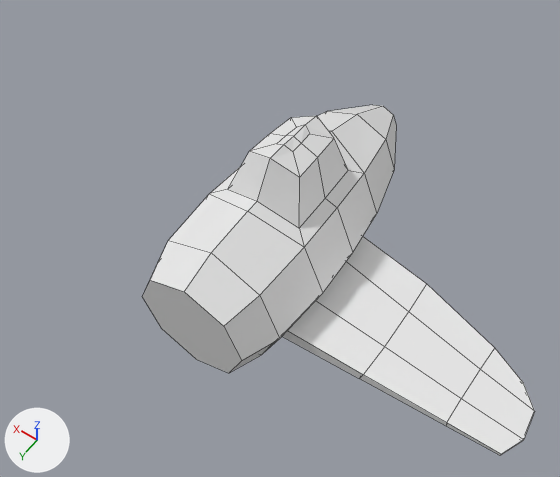
One commit to the Blender file aviao.blend: the scene before it, then after it.
Camera for both pictures: a camera (50 mm lens) standing at (-3.42, 5.13, 7.35) and looking at (-0.08, 0.45, 0.0). Arrows for +X, +Y and +Z are at lower left; the lights stay in place. Mesh edges are drawn as thin lines.
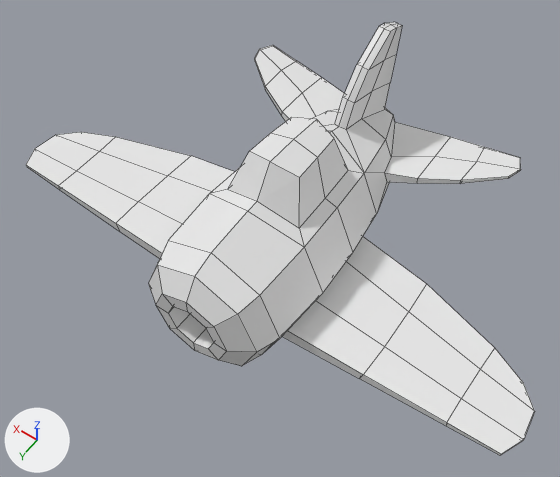
Commit message: Modelagem do aviao completa

Boxes (x1, y1, x2, y2) around the edits, measured in the pictures (560 x 477 px):
'Cylinder', reshaped (29% wider, 24% taller)
    before: (142, 105, 535, 455)
    after: (26, 22, 535, 455)
part 1 of me_cylinder, built on
    before: (142, 105, 396, 373)
    after: (26, 22, 521, 366)

What changed in the scene script:
```text
Change me_cylinder:
    used by ob_cylinder; location = (0.0, 0.0, 0.0); rotation_euler = (-1.571, 0.0, 0.0), in degrees (-90, 0, 0)
    remove me_cylinder.from_pydata(...)  # 112 vertices, 106 faces; spans x -3.54..0.93, y -1.4..0.93, z -2.04..2.04
    add me_cylinder.from_pydata(...)  # 240 vertices, 236 faces; spans x -3.54..3.54, y -1.65..0.93, z -2.15..2.04
    me_cylinder part 1
    18 vertices are removed from x -0.71..0.71, y -1.4..0.71, z -1.32..2.04
    33 faces are deleted
    2 vertices move from x 0.0, y -1.39..-1.33, z -0.37..0.52 to x 0.0, y -1.34..-1.27, z -0.37..0.52
    138 vertices are added at x -2.01..3.54, y -1.65..0.77, z -2.15..2.04
    8 new vertices lie (0.0, 0.0, 0.26) away from vertices in x -0.32..0.32, y -0.32..0.32, z 1.78
    163 new faces join them
```
